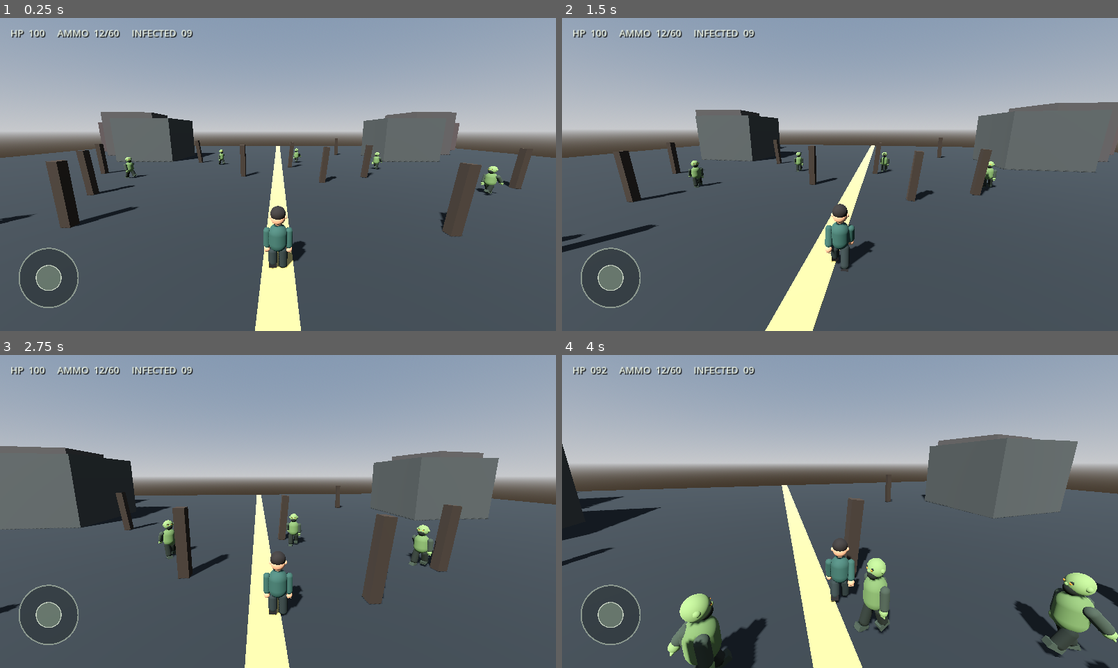
Above: before the commit, frames 1-4 (two rows, left to right).
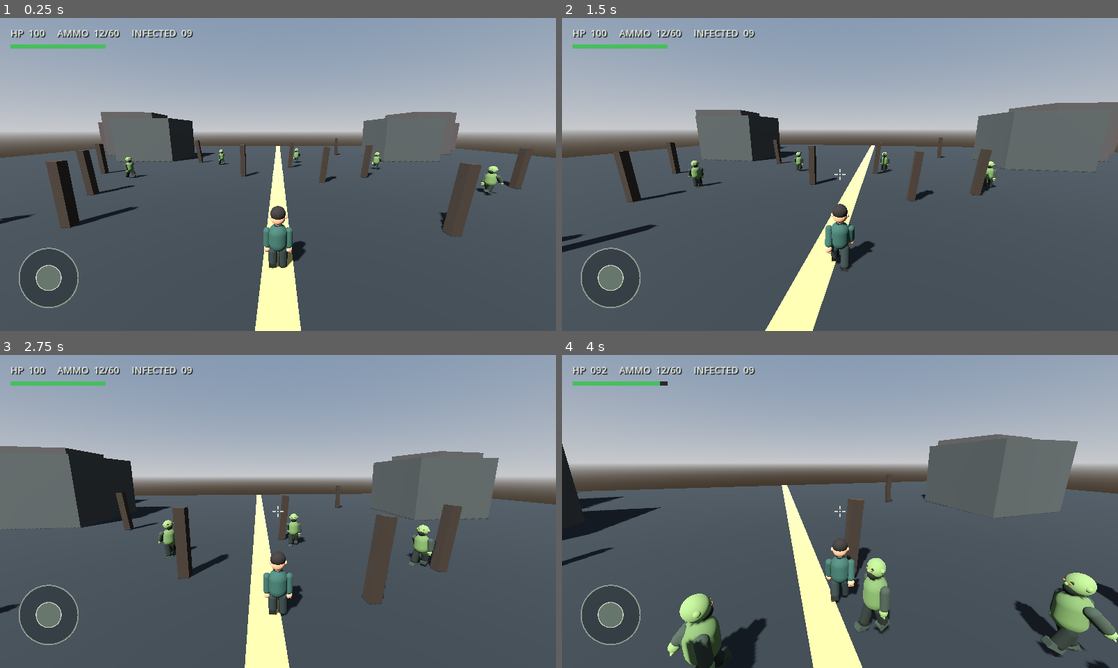
Above: after the commit, the same moments.

Repository: aljunatis40-alt/zombie-world-survivor
Game: Godot game, scene res://scenes/main.tscn
Two runs of this game, one before a commit and one after it. Both use one fixed random seed, a clock stepped at 60 frames per second and the inputs below.
Inputs (mouse positions are in pixels of both pictures, inside the frame that each line leads up to):
- Up to frame 1 (0.25 s): no input
- Up to frame 2 (1.5 s): move the mouse to (867, 174) at 0.52 s; hold W (move_forward) from 0.53 s (still down); click (867, 174) at 0.6 s; move the mouse to (812, 174) at 1.27 s; tap Shift (sprint) at 1.35 s
- Up to frame 3 (2.75 s): keep holding W (move_forward); move the mouse to (289, 505) at 2.02 s; click (289, 505) at 2.1 s
- Up to frame 4 (4 s): keep holding W (move_forward); move the mouse to (834, 517) at 2.77 s; tap Shift (sprint) at 2.85 s; move the mouse to (878, 514) at 3.52 s; click (878, 514) at 3.6 s

The runs differ from the first frame. In frame 1, 0.2% of the frame differs, in the area x 1-51%, y 8-51%; in frame 2, 0.2%, in the area x 1-51%, y 8-52%; in frame 3, 0.2%; in frame 4, 0.2%.

Commit message:
Polish mobile HUD with health bar and aiming reticle

Diff:
--- a/scripts/hud.gd
+++ b/scripts/hud.gd
@@ -11,6 +11,8 @@
 var joystick_radius := 68.0
 var ui_scale := 1.0
 var status_label: Label
+var health_bar_bg: ColorRect
+var health_bar_fill: ColorRect
 var hint_label: Label
 var fire_button: Button
 var reload_button: Button
@@ -41,6 +43,13 @@
 	status_label.add_theme_constant_override("shadow_offset_x", 2)
 	status_label.add_theme_constant_override("shadow_offset_y", 2)
 	add_child(status_label)
+
+	health_bar_bg = ColorRect.new()
+	health_bar_bg.color = Color(0.025, 0.035, 0.03, 0.78)
+	add_child(health_bar_bg)
+	health_bar_fill = ColorRect.new()
+	health_bar_fill.color = Color(0.28, 0.78, 0.38, 0.95)
+	health_bar_bg.add_child(health_bar_fill)
 
 	hint_label = Label.new()
 	hint_label.text = "MOVE"
@@ -85,6 +94,10 @@
 
 	status_label.position = Vector2(margin, margin * 0.8)
 	status_label.add_theme_font_size_override("font_size", roundi(22.0 * ui_scale))
+	health_bar_bg.position = Vector2(margin, margin * 2.55)
+	health_bar_bg.size = Vector2(220.0 * ui_scale, 10.0 * ui_scale)
+	health_bar_fill.position = Vector2.ZERO
+	health_bar_fill.size = health_bar_bg.size
 	hint_label.set_anchors_preset(Control.PRESET_BOTTOM_LEFT)
 	hint_label.position = Vector2(margin + 8.0 * ui_scale, -margin - 94.0 * ui_scale)
 	hint_label.add_theme_font_size_override("font_size", roundi(14.0 * ui_scale))
@@ -121,6 +134,10 @@
 	if is_instance_valid(status_label):
 		var reload_text := "     RELOADING..." if reloading else ""
 		status_label.text = "HP  %03d     AMMO  %02d/%02d     INFECTED  %02d%s" % [health, ammo, reserve, zombie_count, reload_text]
+	if is_instance_valid(health_bar_fill):
+		var ratio := clampf(float(health) / 100.0, 0.0, 1.0)
+		health_bar_fill.size.x = health_bar_bg.size.x * ratio
+		health_bar_fill.color = Color(0.28, 0.78, 0.38, 0.95) if ratio > 0.5 else (Color(0.95, 0.68, 0.18, 0.95) if ratio > 0.25 else Color(0.92, 0.24, 0.20, 0.98))
 
 func _is_over_action_button(point: Vector2) -> bool:
 	for button in [fire_button, reload_button, jump_button, sprint_button]:
@@ -163,3 +180,10 @@
 	var knob := center + joystick * joystick_radius * 0.62
 	draw_circle(knob, 29.0 * ui_scale, Color(0.72, 0.82, 0.68, 0.38))
 	draw_arc(knob, 29.0 * ui_scale, 0, TAU, 32, Color(0.92, 0.96, 0.88, 0.72), 2.0 * ui_scale)
+	var aim_center := size * 0.5
+	var reticle_color := Color(0.94, 0.96, 0.88, 0.78)
+	draw_line(aim_center + Vector2(-13, 0) * ui_scale, aim_center + Vector2(-5, 0) * ui_scale, reticle_color, 2.0 * ui_scale)
+	draw_line(aim_center + Vector2(5, 0) * ui_scale, aim_center + Vector2(13, 0) * ui_scale, reticle_color, 2.0 * ui_scale)
+	draw_line(aim_center + Vector2(0, -13) * ui_scale, aim_center + Vector2(0, -5) * ui_scale, reticle_color, 2.0 * ui_scale)
+	draw_line(aim_center + Vector2(0, 5) * ui_scale, aim_center + Vector2(0, 13) * ui_scale, reticle_color, 2.0 * ui_scale)
+	draw_circle(aim_center, 1.8 * ui_scale, reticle_color)
